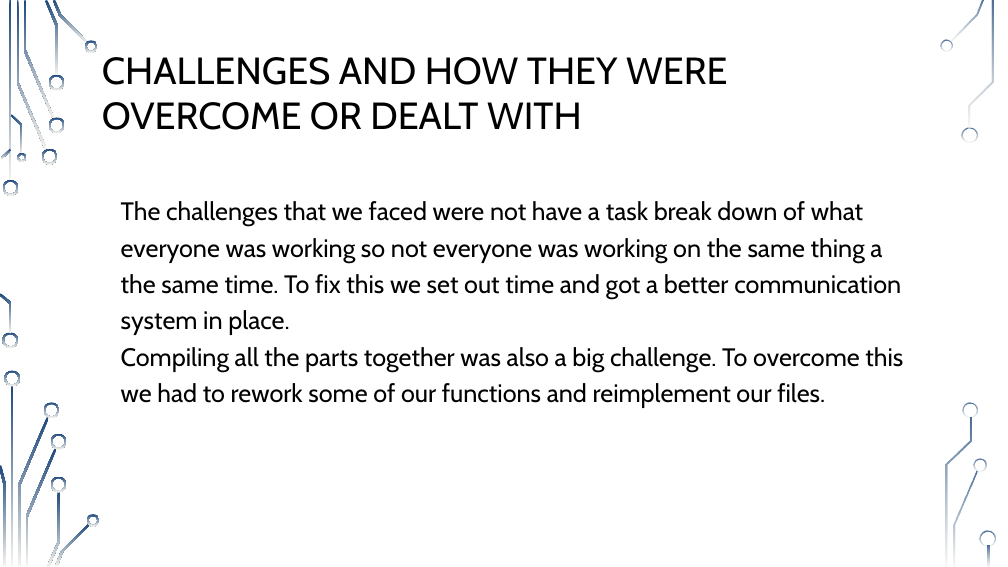
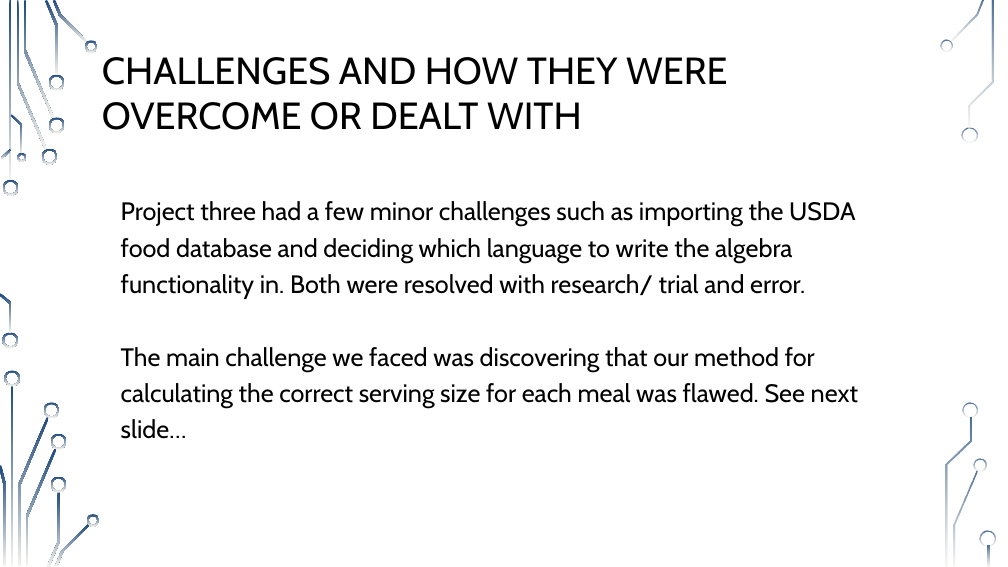
Before and after one commit to ajuhl/MacroPrepFinal, a slide deck: slide 4 of Documentation/EECS_448 Project 3.pptx. Drawn at 1008x567 pixels with LibreOffice and Linux fonts; fonts in the diff are those of the drawing; background and template pictures are left out. Boxes give left, top, right and bottom in pixels: in the first picture for what was removed or moved away, otherwise in the second. Text is boxed around its words. In the diff, an @@ line names an element or a change of style, - is before the commit and + after.

Commit message:
Updated presentation

```diff
--- a/Documentation/EECS_448 Project 3.pptx
+++ b/Documentation/EECS_448 Project 3.pptx
@@ text at (121, 201, 858, 439): text changed @@
-• The challenges that we faced were not have a task break down of what everyone was working so not everyone was working on the same thing a the same time. To fix this we set out time and got a better communication system in place.
-• Compiling all the parts together was also a big challenge. To overcome this we had to rework some of our functions and reimplement our files.
+• Project three had a few minor challenges such as importing the USDA food database and deciding which language to write the algebra functionality in. Both were resolved with research/ trial and error.
+• The main challenge we faced was discovering that our method for calculating the correct serving size for each meal was flawed. See next slide…
```
Also in this commit, not shown: 4 other slides changed, 2 slides added, 1 slide removed.
